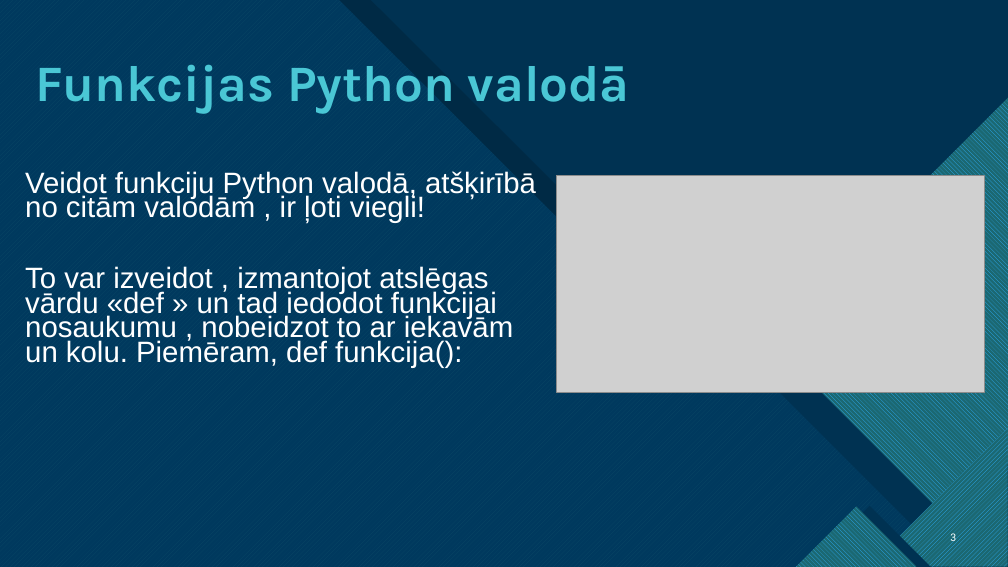
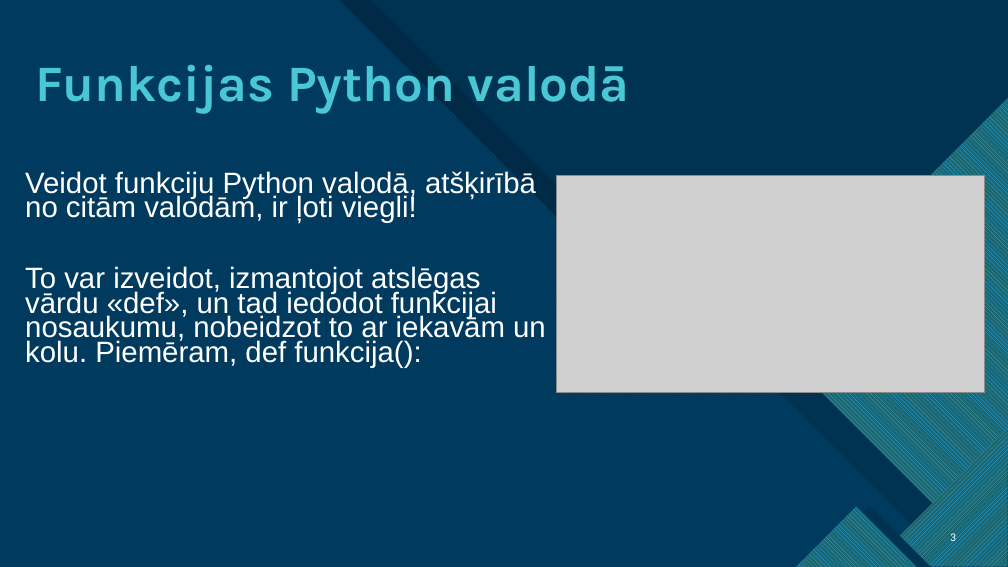
Before and after one commit to Klavinsnemakprogrammet/GalaEksamens2.Kurss, a slide deck: slide 3 of Python Funkcijas.pptx. Drawn at 1008x567 pixels with LibreOffice and Linux fonts; fonts in the diff are those of the drawing; grey boxes stand for pictures. Boxes give left, top, right and bottom in pixels: in the first picture for what was removed or moved away, otherwise in the second. Text is boxed around its words. In the diff, an @@ line names an element or a change of style, - is before the commit and + after.

```diff
--- a/Python Funkcijas.pptx
+++ b/Python Funkcijas.pptx
@@ text at [25,171,546,368]: text changed @@
-Veidot funkciju Python valodā, atšķirībā no citām valodām , ir ļoti viegli!
-To var izveidot , izmantojot atslēgas vārdu «def » un tad iedodot funkcijai nosaukumu , nobeidzot to ar iekavām un kolu. Piemēram, def funkcija():
+Veidot funkciju Python valodā, atšķirībā no citām valodām, ir ļoti viegli!
+To var izveidot, izmantojot atslēgas vārdu «def», un tad iedodot funkcijai nosaukumu, nobeidzot to ar iekavām un kolu. Piemēram, def funkcija():
```
Also in this commit, not shown: 10 other slides changed, 1 other file.
